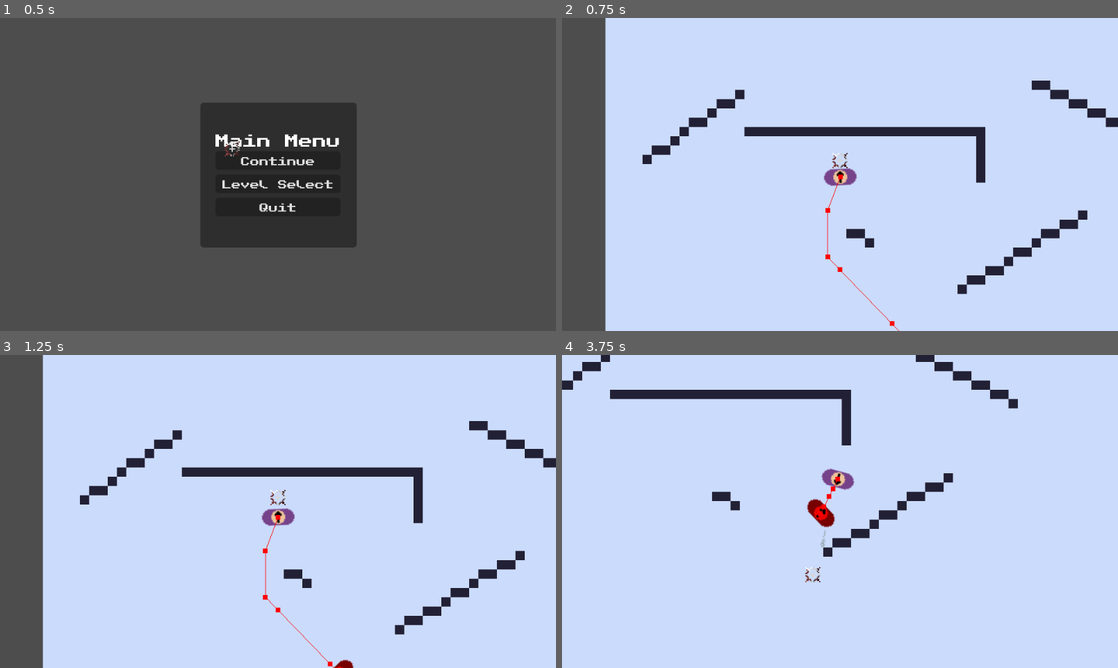
Above: before the commit, frames 1-4 (two rows, left to right).
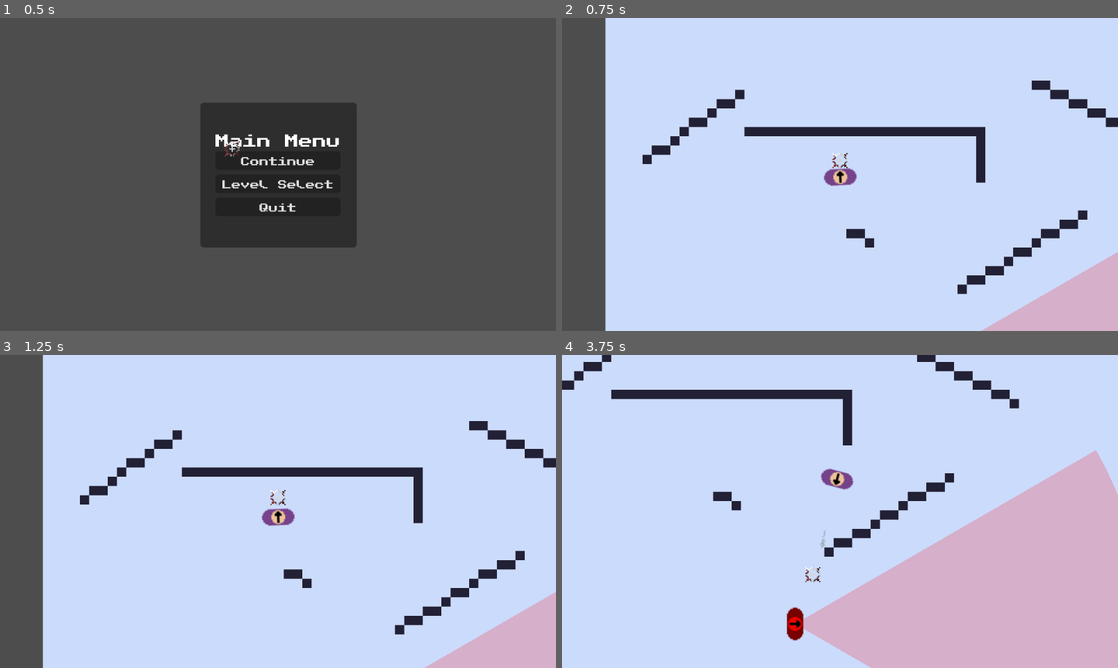
Above: after the commit, the same moments.

Repository: callumrann/gmtk-jam
Game: Godot game, scene res://scenes/main.tscn
Two runs of this game, one before a commit and one after it. Both use one fixed random seed, a clock stepped at 60 frames per second and the inputs below. Sound files missing from this copy of the repository are replaced by a short silence.
Inputs (mouse positions are in pixels of both pictures, inside the frame that each line leads up to):
- Up to frame 1 (0.5 s): no input
- Up to frame 2 (0.75 s): click "Continue" at 0.5 s
- Up to frame 3 (1.25 s): no input
- Up to frame 4 (3.75 s): move the mouse to (962, 495) at 1.27 s; hold D (move_right) 1.28-2.03 s; click (962, 495) at 1.35 s; move the mouse to (728, 527) at 2.02 s; hold S (move_down) 2.03-2.78 s; right-click (728, 527) at 2.1 s; move the mouse to (895, 442) at 2.77 s; hold D (move_right) 2.78-3.53 s; click (895, 442) at 2.85 s; move the mouse to (812, 574) at 3.52 s; hold W (move_up) from 3.53 s (still down); right-click (812, 574) at 3.6 s

Frame 1 is identical in both runs. In frame 2, 3.3% of the frame differs, in the area x 47-100%, y 50-100%; in frame 3, 3.1%; in frame 4, 25%, in the area x 2-100%, y 0-100%.

Commit message:
feat: add vision cone to enemies that doesn't go through walls

Diff:
--- a/scripts/things/enemy.gd
+++ b/scripts/things/enemy.gd
@@ -2,6 +2,9 @@
 
 @onready var navigation_agent: NavigationAgent2D = $"Navigation/NavigationAgent2D"
 @onready var player: Node2D = $"../../Player"
+
+const k_vision_range: float = 300.0
+const k_vision_angle_degrees: float = 60.0
 
 const k_move_speed: float = 50.0
 const k_turn_speed: float = 10.0
@@ -12,19 +15,60 @@
 	await get_tree().physics_frame
 
 func _physics_process(delta):
+	if _check_vision():
+		navigation_agent.target_position = player.global_position
+
+	if navigation_agent.is_navigation_finished():
+		velocity = Vector2.ZERO
+		move_and_slide()
+		return
+
 	var direction = Vector2.ZERO
-
-	navigation_agent.target_position = player.global_position
 	direction = navigation_agent.get_next_path_position() - global_position
 	direction = direction.normalized()
 
-	if direction != Vector2.ZERO:
-		var target_angle = direction.angle()
-		rotation = lerp_angle(rotation, target_angle, k_turn_speed * delta)
+	var target_angle = direction.angle()
+	rotation = lerp_angle(rotation, target_angle, k_turn_speed * delta)
 
 	velocity = direction * k_move_speed
 	move_and_slide()
 
+func _check_vision() -> bool:
+	var to_player: Vector2 = player.global_position - global_position
+	var distance: float = to_player.length()
+	if distance > k_vision_range:
+		return false
+
+	var facing_dir: Vector2 = Vector2.RIGHT.rotated(rotation)
+	var angle_to_player: float = rad_to_deg(facing_dir.angle_to(to_player.normalized()))
+
+	if abs(angle_to_player) > k_vision_angle_degrees / 2.0:
+		return false
+
+	var space_state = get_world_2d().direct_space_state
+	var query = PhysicsRayQueryParameters2D.create(global_position, player.global_position)
+	query.collision_mask = 1
+	var result = space_state.intersect_ray(query)
+
+	if result and result.collider != player:
+		return false
+
+	return true
+
+func _draw() -> void:
+	var facing_dir: Vector2 = Vector2.RIGHT.rotated(rotation)
+	var half_angle: float = deg_to_rad(k_vision_angle_degrees / 2.0)
+	var points: PackedVector2Array = PackedVector2Array()
+	points.append(Vector2.ZERO)
+
+	var segments = 16
+	for i in range(segments + 1):
+		var angle = -half_angle + (half_angle * 2.0 * i / segments)
+		var point = facing_dir.rotated(angle) * k_vision_range
+		points.append(point)
+
+	var color = Color(1, 0, 0, 0.2)
+	draw_colored_polygon(points, color)
 
 func _on_hurtbox_area_entered(area: Area2D) -> void:
 	health -= 1
--- a/scripts/things/player.gd
+++ b/scripts/things/player.gd
@@ -56,5 +56,6 @@
 	velocity = movement_vector * k_move_speed
 	move_and_slide()
 
-# make bullet damage enemies
 # consider bullet inside player
+# enemy vision cone and moving to where last seen
+# enemies move to sound? (gun shots) <- only if in range
